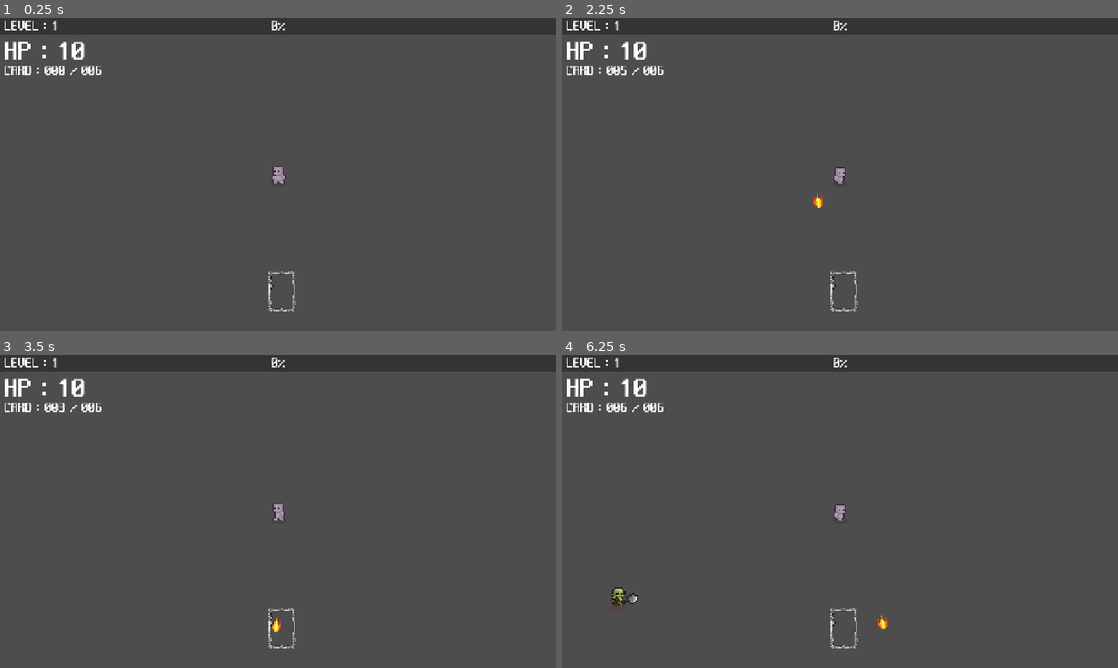
Above: before the commit, frames 1-4 (two rows, left to right).
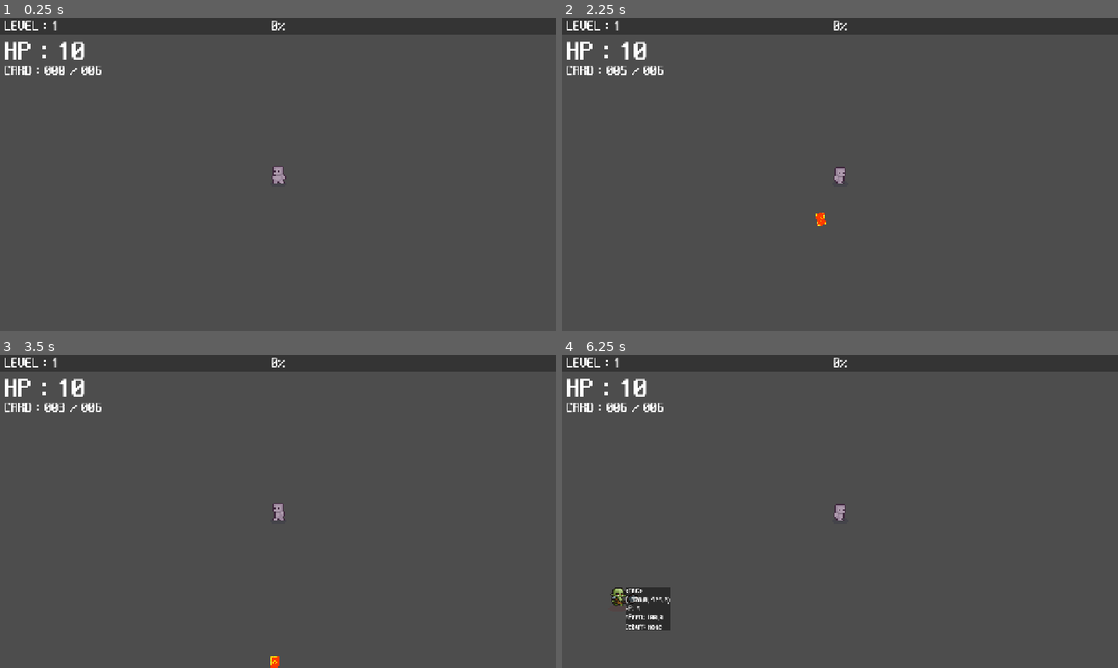
Above: after the commit, the same moments.

Repository: rnseo007/2dgame
Game: Godot game, scene res://Scenes/Main_Scenes/main.tscn
Same seed, same stepped clock (60 frames per second), same inputs: the game is played once before the commit and once after it. Sound files missing from this copy of the repository are replaced by a short silence.
Inputs (mouse positions are in pixels of both pictures, inside the frame that each line leads up to):
- Up to frame 1 (0.25 s): no input
- Up to frame 2 (2.25 s): tap Enter at 0.5 s; move the mouse to (845, 290) at 0.52 s; hold D (move_right) 0.53-1.28 s; move the mouse to (728, 190) at 1.27 s; hold S (move_down) 1.28-2.03 s; tap Space at 2 s; move the mouse to (895, 105) at 2.02 s; hold D (move_right) from 2.03 s (still down)
- Up to frame 3 (3.5 s): move the mouse to (250, 574) at 2.77 s; release D (move_right) at 2.78 s; hold W (move_up) from 2.78 s (still down)
- Up to frame 4 (6.25 s): move the mouse to (1006, 558) at 3.52 s; release W (move_up) at 3.53 s; hold A (move_left) 3.53-5.03 s; move the mouse to (673, 464) at 4.27 s; move the mouse to (867, 511) at 5.02 s; hold S (move_down) 5.03-5.78 s; move the mouse to (756, 433) at 5.77 s; hold D (move_right) from 5.78 s (still down)

The runs differ from the first frame. In frame 1, 0.2% of the frame differs, in the area x 48-54%, y 80-94%; in frame 2, 0.3%; in frame 3, 0.3%; in frame 4, 1.2%, in the area x 11-59%, y 74-94%.

Commit message:
파이어볼 카드 구현 완, 카드 임시 이미지 넣음, 적 불타는 디버프 제작 완, 디버프 베이스 제작 완, 카드 패 제작 완

Diff:
--- a/Scenes/Cards/BlankCard.tscn
+++ /dev/null
@@ -1,75 +0,0 @@
-[gd_scene load_steps=7 format=3 uid="uid://civyjtqi6du8b"]
-
-[ext_resource type="Script" uid="uid://beloibwkcrove" path="res://Scripts/card.gd" id="1_lqxfj"]
-[ext_resource type="Texture2D" uid="uid://1ok77u6h131v" path="res://assets/Player/Projectile/New_All_Fire_Bullet_Pixel_16x16/FireBall_16x16.png" id="2_45e0r"]
-
-[sub_resource type="CapsuleShape2D" id="CapsuleShape2D_qb2lp"]
-radius = 3.6
-height = 12.0
-
-[sub_resource type="Animation" id="Animation_vxs2v"]
-length = 0.001
-tracks/0/type = "value"
-tracks/0/imported = false
-tracks/0/enabled = true
-tracks/0/path = NodePath("CardSprite2D:frame")
-tracks/0/interp = 1
-tracks/0/loop_wrap = true
-tracks/0/keys = {
-"times": PackedFloat32Array(0),
-"transitions": PackedFloat32Array(1),
-"update": 1,
-"values": [0]
-}
-
-[sub_resource type="Animation" id="Animation_x8156"]
-resource_name = "idle"
-length = 0.165
-loop_mode = 1
-tracks/0/type = "value"
-tracks/0/imported = false
-tracks/0/enabled = true
-tracks/0/path = NodePath("CardSprite2D:frame")
-tracks/0/interp = 1
-tracks/0/loop_wrap = true
-tracks/0/keys = {
-"times": PackedFloat32Array(0, 0.0333333, 0.0666667, 0.1, 0.133333),
-"transitions": PackedFloat32Array(1, 1, 1, 1, 1),
-"update": 1,
-"values": [0, 1, 2, 3, 4]
-}
-
-[sub_resource type="AnimationLibrary" id="AnimationLibrary_kbxue"]
-_data = {
-&"RESET": SubResource("Animation_vxs2v"),
-&"idle": SubResource("Animation_x8156")
-}
-
-[node name="BlankCard" type="Area2D" groups=["Card", "Player_Bullet"]]
-scale = Vector2(3, 3)
-collision_layer = 4
-collision_mask = 2
-script = ExtResource("1_lqxfj")
-
-[node name="CardSprite2D" type="Sprite2D" parent="."]
-texture_filter = 1
-texture = ExtResource("2_45e0r")
-offset = Vector2(0, 0.45)
-hframes = 5
-
-[node name="CardCollision" type="CollisionShape2D" parent="."]
-rotation = 1.5708
-shape = SubResource("CapsuleShape2D_qb2lp")
-
-[node name="CardAnimation" type="AnimationPlayer" parent="."]
-libraries = {
-&"": SubResource("AnimationLibrary_kbxue")
-}
-
-[node name="Timer" type="Timer" parent="."]
-wait_time = 8.0
-one_shot = true
-autostart = true
-
-[connection signal="area_entered" from="." to="." method="enemy_hit"]
-[connection signal="timeout" from="Timer" to="." method="_on_timer_timeout"]
--- /dev/null
+++ b/Scenes/Cards/CardBase.tscn
@@ -0,0 +1,31 @@
+[gd_scene load_steps=4 format=3 uid="uid://civyjtqi6du8b"]
+
+[ext_resource type="Script" uid="uid://beloibwkcrove" path="res://Scripts/Cards/blankcard.gd" id="1_py8yy"]
+[ext_resource type="Texture2D" uid="uid://dhsagceuhckah" path="res://assets/Card/Cards/blankcard.png" id="2_jdqsh"]
+
+[sub_resource type="RectangleShape2D" id="RectangleShape2D_45e0r"]
+size = Vector2(6.66667, 10)
+
+[node name="CardBase" type="Area2D" groups=["Card", "Player_Bullet"]]
+scale = Vector2(3, 3)
+collision_layer = 4
+collision_mask = 2
+script = ExtResource("1_py8yy")
+
+[node name="CardSprite2D" type="Sprite2D" parent="."]
+texture_filter = 1
+rotation = 1.5708
+scale = Vector2(0.3, 0.3)
+texture = ExtResource("2_jdqsh")
+
+[node name="CardCollision" type="CollisionShape2D" parent="."]
+rotation = 1.5708
+shape = SubResource("RectangleShape2D_45e0r")
+
+[node name="Timer" type="Timer" parent="."]
+wait_time = 8.0
+one_shot = true
+autostart = true
+
+[connection signal="area_entered" from="." to="." method="enemy_hit"]
+[connection signal="timeout" from="Timer" to="." method="_on_timer_timeout"]
--- a/Scenes/Enemy_Scenes/Enemy.tscn
+++ b/Scenes/Enemy_Scenes/Enemy.tscn
@@ -148,7 +148,6 @@
 }
 
 [node name="TestText" type="Label" parent="."]
-visible = false
 texture_filter = 1
 offset_left = 18.0
 offset_top = -26.0
@@ -164,4 +163,13 @@
 
 [node name="HitBox" parent="." instance=ExtResource("5_qrqsm")]
 
+[node name="DebuffTimes" type="Node" parent="."]
+
+[node name="Debuff_timer" type="Timer" parent="DebuffTimes"]
+one_shot = true
+
+[node name="Debuff_pulse_timer" type="Timer" parent="DebuffTimes"]
+
 [connection signal="area_entered" from="HitBox" to="." method="_on_hit_box_entered"]
+[connection signal="timeout" from="DebuffTimes/Debuff_timer" to="." method="_on_debuff_timer_timeout"]
+[connection signal="timeout" from="DebuffTimes/Debuff_pulse_timer" to="." method="_on_debuff_pulse_timer_timeout"]
--- a/Scenes/HUD_Scenes/blank_card.tscn
+++ /dev/null
@@ -1,24 +0,0 @@
-[gd_scene load_steps=4 format=3 uid="uid://cg0firplnhijr"]
-
-[ext_resource type="Texture2D" uid="uid://dlvgxdm7b34xb" path="res://assets/Card/card frames/base 1.png" id="1_43t3m"]
-[ext_resource type="Script" uid="uid://csab2puah5s6p" path="res://Scripts/HUD_Scripts/blank_card.gd" id="1_eh2th"]
-
-[sub_resource type="RectangleShape2D" id="RectangleShape2D_eh2th"]
-size = Vector2(61, 93)
-
-[node name="BlankCard" type="Area2D" groups=["HUD_Cards", "blankcard"]]
-scale = Vector2(1.3, 1.3)
-collision_layer = 0
-collision_mask = 0
-script = ExtResource("1_eh2th")
-
-[node name="Sprite2D" type="Sprite2D" parent="."]
-texture_filter = 1
-texture = ExtResource("1_43t3m")
-
-[node name="CollisionShape2D" type="CollisionShape2D" parent="."]
-position = Vector2(0.5, -0.5)
-shape = SubResource("RectangleShape2D_eh2th")
-
-[connection signal="mouse_entered" from="." to="." method="_on_mouse_entered"]
-[connection signal="mouse_exited" from="." to="." method="_on_mouse_exited"]
--- a/Scenes/HUD_Scenes/play_hud.tscn
+++ b/Scenes/HUD_Scenes/play_hud.tscn
@@ -1,21 +1,14 @@
-[gd_scene load_steps=9 format=3 uid="uid://b7bkqi52340cw"]
+[gd_scene load_steps=6 format=3 uid="uid://b7bkqi52340cw"]
 
 [ext_resource type="Script" uid="uid://ls5hm20ti0qp" path="res://Scripts/play_hud.gd" id="1_i1abf"]
 [ext_resource type="FontFile" uid="uid://b2vwkisoh57if" path="res://assets/Fonts/NeoDunggeunmoPro-Regular.ttf" id="1_o33u0"]
 [ext_resource type="Script" uid="uid://cbr8f5ejtty16" path="res://Scripts/HUD_Scripts/inv.gd" id="3_kq7x5"]
-[ext_resource type="PackedScene" uid="uid://cg0firplnhijr" path="res://Scenes/HUD_Scenes/blank_card.tscn" id="4_mpb4m"]
-[ext_resource type="Script" uid="uid://cvokh0t3ck47q" path="res://Scripts/HUD_Scripts/card_list.gd" id="4_sywih"]
 
 [sub_resource type="StyleBoxFlat" id="StyleBoxFlat_o33u0"]
 bg_color = Color(0, 0, 0, 0.313726)
 
 [sub_resource type="StyleBoxFlat" id="StyleBoxFlat_i1abf"]
 bg_color = Color(7.70092e-07, 0.706002, 0.522991, 1)
-
-[sub_resource type="Resource" id="Resource_oqe2g"]
-script = ExtResource("4_sywih")
-card = ExtResource("4_mpb4m")
-metadata/_custom_type_script = "uid://cvokh0t3ck47q"
 
 [node name="Play_HUD" type="CanvasLayer"]
 script = ExtResource("1_i1abf")
@@ -69,7 +62,3 @@
 
 [node name="Inv" type="Node2D" parent="."]
 script = ExtResource("3_kq7x5")
-card_list = Array[ExtResource("4_sywih")]([SubResource("Resource_oqe2g")])
-
-[node name="BlankCard" parent="Inv" instance=ExtResource("4_mpb4m")]
-position = Vector2(648, 628)
--- a/Scenes/Main_Scenes/attack.tscn
+++ b/Scenes/Main_Scenes/attack.tscn
@@ -1,17 +1,9 @@
-[gd_scene load_steps=5 format=3 uid="uid://b3rqc2fq4a257"]
+[gd_scene load_steps=2 format=3 uid="uid://b3rqc2fq4a257"]
 
 [ext_resource type="Script" uid="uid://cm8dffjkceydk" path="res://Scripts/attack.gd" id="1_ij4ji"]
-[ext_resource type="Script" uid="uid://cvokh0t3ck47q" path="res://Scripts/HUD_Scripts/card_list.gd" id="2_ctoix"]
-[ext_resource type="PackedScene" uid="uid://civyjtqi6du8b" path="res://Scenes/Cards/BlankCard.tscn" id="3_5ulhb"]
-
-[sub_resource type="Resource" id="Resource_g3ot3"]
-script = ExtResource("2_ctoix")
-card = ExtResource("3_5ulhb")
-metadata/_custom_type_script = "uid://cvokh0t3ck47q"
 
 [node name="Attack" type="Node2D"]
 script = ExtResource("1_ij4ji")
-card_list = Array[ExtResource("2_ctoix")]([SubResource("Resource_g3ot3")])
 
 [node name="ReloadTimer" type="Timer" parent="."]
 wait_time = 0.5
--- a/Scenes/Player_Scenes/Player.tscn
+++ b/Scenes/Player_Scenes/Player.tscn
@@ -364,7 +364,7 @@
 [sub_resource type="CircleShape2D" id="CircleShape2D_5ixxa"]
 
 [node name="Player" type="CharacterBody2D"]
-collision_mask = 2
+collision_mask = 0
 motion_mode = 1
 script = ExtResource("1_gntrk")
 
--- a/Scripts/card.gd
+++ b/Scripts/Cards/blankcard.gd
@@ -1,12 +1,12 @@
 extends Area2D
 
-class_name Card
-
-var hp : int = 3
+var hp : int = 1
 var knock_amount : float = 100.0
 var attack_size = 1.0
-var speed : float = 300.0
-var damage : float = 1.0
+var speed : float = 400.0
+var damage : int = 1
+
+var debuff : String = "none"
 
 var target : Vector2 = Vector2.ZERO
 var angle : Vector2 = Vector2.ZERO
@@ -22,7 +22,7 @@
 func _process(delta):
 	position += angle * speed * delta
 
-func enemy_hit(area : Area2D):
+func enemy_hit(_area : Area2D):
 	hp -= 1
 	if hp <= 0:
 		remove_from_array.emit(self)
--- /dev/null
+++ b/Scripts/Cards/fireball_card.gd
@@ -0,0 +1,41 @@
+extends Area2D
+
+var hp : int = 2
+var knock_amount : float = 200.0
+var attack_size = 1.0
+var speed : float = 500.0
+var damage : int = 0
+
+var debuff : String = "burn"
+var debuff_time : float = 5 #sec
+var debuff_damage : int = 1
+var debuff_pulse_time : float = 1 #sec
+var debuff_color = Color(1, 0, 0)
+
+var target : Vector2 = Vector2.ZERO
+var angle : Vector2 = Vector2.ZERO
+
+signal remove_from_array(object)
+
+var card_sprite
+
+@onready var sprite = $CardSprite2D
+@onready var player = get_tree().get_first_node_in_group("Player")
+
+func _ready() -> void:
+	angle = global_position.direction_to(target)
+	rotation = angle.angle()
+	sprite.texture = card_sprite
+
+func _process(delta):
+	position += angle * speed * delta
+
+func enemy_hit(_area : Area2D):
+	hp -= 1
+	if hp <= 0:
+		remove_from_array.emit(self)
+		queue_free()
+
+func _on_timer_timeout() -> void:
+	remove_from_array.emit(self)
+	queue_free()
--- a/Scripts/HUD_Scripts/blank_card.gd
+++ /dev/null
@@ -1,32 +0,0 @@
-extends Area2D
-
-var highlight : bool = false
-var base_size : float = 1.0
-var cur_size : float = 1.0
-var highlight_size : float = 1.3
-
-func _process(delta: float) -> void:
-	if highlight:
-		size_up(delta)
-	else:
-		size_down(delta)
-	scale = Vector2(cur_size, cur_size)
-
-func size_up(delta):
-	if cur_size < highlight_size:
-		cur_size += 1 * delta
-	elif cur_size >= highlight_size:
-		cur_size = highlight_size
-
-func size_down(delta):
-	if cur_size > base_size:
-		cur_size -= 1 * delta
-	elif cur_size <= base_size:
-		cur_size = base_size
-
-func _on_mouse_entered() -> void:
-	highlight = true
-
-
-func _on_mouse_exited() -> void:
-	highlight = false
--- a/Scripts/HUD_Scripts/card_list.gd
+++ /dev/null
@@ -1,5 +0,0 @@
-extends Resource
-
-class_name CardList
-
-@export var card : PackedScene
--- a/Scripts/HUD_Scripts/inv.gd
+++ b/Scripts/HUD_Scripts/inv.gd
@@ -1,6 +1,4 @@
 extends Node2D
-
-@export var card_list : Array[CardList] = []
 
 @onready var attack = get_tree().root.get_node("Main/Attack")
 
@@ -8,5 +6,4 @@
 	pass
 
 func cards_set_up():
-	if card_list.size() > 1:
-		pass
+	pass
--- a/Scripts/attack.gd
+++ b/Scripts/attack.gd
@@ -4,8 +4,10 @@
 
 @onready var player = get_tree().get_first_node_in_group("Player")
 
-#Attacks
-var card = preload("res://Scenes/Cards/BlankCard.tscn")
+#Cards
+var card = preload("res://Scenes/Cards/CardBase.tscn")
+#Card Scripts
+var fireball_src = preload("res://Scripts/Cards/fireball_card.gd")
 
 #Attack Nodes
 @onready var reloadTimer = $ReloadTimer
@@ -19,13 +21,12 @@
 var inv_max = 36
 
 #Attack Card List
-@export var card_list : Array[CardList] = []
 var inv_card_list : Array = []
 var cur_card_list : Array = []
 
 func _ready() -> void:
 	for i in range(0, inv_max):
-		inv_card_list.append(card_list[0])
+		inv_card_list.append("fireball")
 	print(inv_card_list.size())
 	reloadTimer.start(reload_time)
 
@@ -44,13 +45,20 @@
 		return
 
 	if cur_ammo > 0:
+		print(cur_card_list)
 		var card_attack = card.instantiate()
+		match cur_card_list.get(0):
+			"fireball":
+				card_attack.set_script(fireball_src)
+				card_attack.card_sprite = load("res://assets/Card/Cards/firecard.png")
 		card_attack.position = player.global_position
 		card_attack.target = get_close_target(enemys)
+
 		add_child(card_attack)
+
 		if cur_card_list.size() > 0:
 			cur_card_list.remove_at(0)
-		print(cur_card_list)
+
 		cur_ammo -= 1
 		attackTimer.start(attack_speed)
 	else:
--- a/Scripts/enemy.gd
+++ b/Scripts/enemy.gd
@@ -11,12 +11,17 @@
 @onready var sprite = $Enemy_sprite2D
 @onready var walk_anim = $WalkAnimationPlayer
 @onready var hit_anim = $HitAnimationPlayer
+@onready var debuff_timer = $DebuffTimes/Debuff_timer
+@onready var debuff_pulse_timer = $DebuffTimes/Debuff_pulse_timer
 @onready var player = get_tree().get_first_node_in_group("Player")
 @onready var loot_base = get_tree().get_first_node_in_group("Loot")
 
 var knockback : Vector2 = Vector2.ZERO
 var knockback_angle : Vector2 = Vector2.ZERO
 var knockback_amount : float = 1
+
+var debuff : String = "none"
+var debuff_damage : int = 0
 
 var hit_once_array = []
 
@@ -29,7 +34,7 @@
 	var new_exp = experince_object.instantiate()
 	new_exp.global_position = global_position
 	new_exp.experience = xp_amount
-	loot_base.add_child(new_exp)
+	loot_base.get_tree().current_scene.call_deferred("add_child", new_exp)
 	queue_free()
 
 func _process(_delta):
@@ -45,7 +50,7 @@
 		sprite.flip_h = true
 
 	move_and_slide()
-	$TestText.text = "<ORC>\n{0}\nHP: {1}\nSPEED: {2}".format({0:global_position.floor(),1:cur_hp,2:speed})
+	$TestText.text = "<ORC>\n{0}\nHP: {1}\nSPEED: {2}\nDebuff: {3}".format({0:global_position.floor(),1:cur_hp,2:speed,3:debuff})
 
 func _on_hit_box_entered(area: Area2D) -> void:
 	if area.is_in_group("Player_Bullet"):
@@ -59,17 +64,43 @@
 
 		var node = area as Node
 		if not node.get("damage") == null:
-			cur_hp -= node.damage
+			calculate_hp(node.damage)
 			hit_anim.stop()
 			hit_anim.play("Hit_Animation")
+
 			if not node.get("angle") == null:
 				knockback_angle = node.angle
+
 			if not node.get("knock_amount") == null:
 				knockback_amount = node.knock_amount
 			knockback = knockback_angle * knockback_amount
-	if cur_hp <= 0:
-		death()
+
+			if not area.get("debuff") == "none" and not area.get("debuff") == null:
+				debuff = area.get("debuff")
+				debuff_pulse_timer.wait_time = area.get("debuff_pulse_time")
+				debuff_damage = area.get("debuff_damage")
+				debuff_timer.start(area.get("debuff_time"))
+				if debuff_pulse_timer.is_stopped():
+					debuff_pulse_timer.start()
+				if not area.get("debuff_color") == null:
+					sprite.self_modulate = area.get("debuff_color")
 
 func remove_from_list(object):
 	if hit_once_array.has(object):
 		hit_once_array.erase(object)
+
+func calculate_hp(dmg : int):
+	cur_hp -= dmg
+	if cur_hp <= 0:
+		death()
+
+func _on_debuff_timer_timeout() -> void:
+	debuff_pulse_timer.stop()
+	debuff = "none"
+	debuff_damage = 0
+	self_modulate = Color(0, 0, 0,0)
+
+
+func _on_debuff_pulse_timer_timeout() -> void:
+	hit_anim.play("Hit_Animation")
+	calculate_hp(debuff_damage)
--- a/Scripts/hurt_box.gd
+++ b/Scripts/hurt_box.gd
@@ -5,7 +5,7 @@
 func _on_disable_timer_timeout() -> void:
 	$CollisionShape2D.call_deferred("set", "disabled", false)
 
-func _on_body_entered(body: Node2D) -> void:
+func _on_body_entered(_body: Node2D) -> void:
 	damage.emit(1)
 	$CollisionShape2D.call_deferred("set", "disabled", true)
 	$DisableTimer.start()
--- a/Scripts/player.gd
+++ b/Scripts/player.gd
@@ -42,11 +42,11 @@
 
 func _on_collect_area_area_entered(area: Area2D) -> void:
 	if area.is_in_group("Loot"):
-		var exp = area.collect()
-		calculate_experience(exp)
+		var gxp = area.collect()
+		calculate_experience(gxp)
 
-func calculate_experience(exp):
-	cur_xp += exp
+func calculate_experience(gotxp : int):
+	cur_xp += gotxp
 	if cur_xp >= max_xp:
 		cur_xp -= max_xp
 		level += 1
Renamed: Scripts/card.gd.uid -> Scripts/Cards/blankcard.gd.uid
Not shown, added: Scripts/Cards/fireball_card.gd.uid
Not shown, removed: Scripts/HUD_Scripts/blank_card.gd.uid
Not shown, removed: Scripts/HUD_Scripts/card_list.gd.uid
Binary file added: assets/Card/Cards/blankcard.png
Not shown, added: assets/Card/Cards/blankcard.png.import
Binary file added: assets/Card/Cards/boltcard.png
Not shown, added: assets/Card/Cards/boltcard.png.import
Binary file added: assets/Card/Cards/firecard.png
Not shown, added: assets/Card/Cards/firecard.png.import
Binary file added: assets/Card/Cards/grasscard.png
Not shown, added: assets/Card/Cards/grasscard.png.import
(and 5 more such lines)
